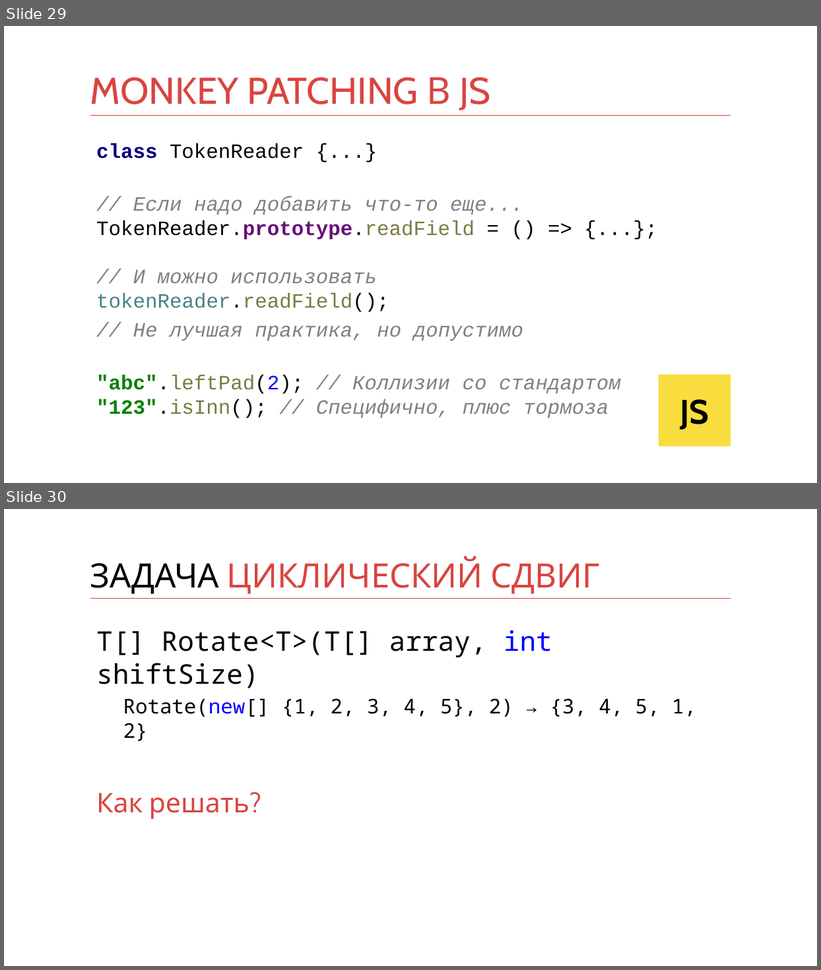
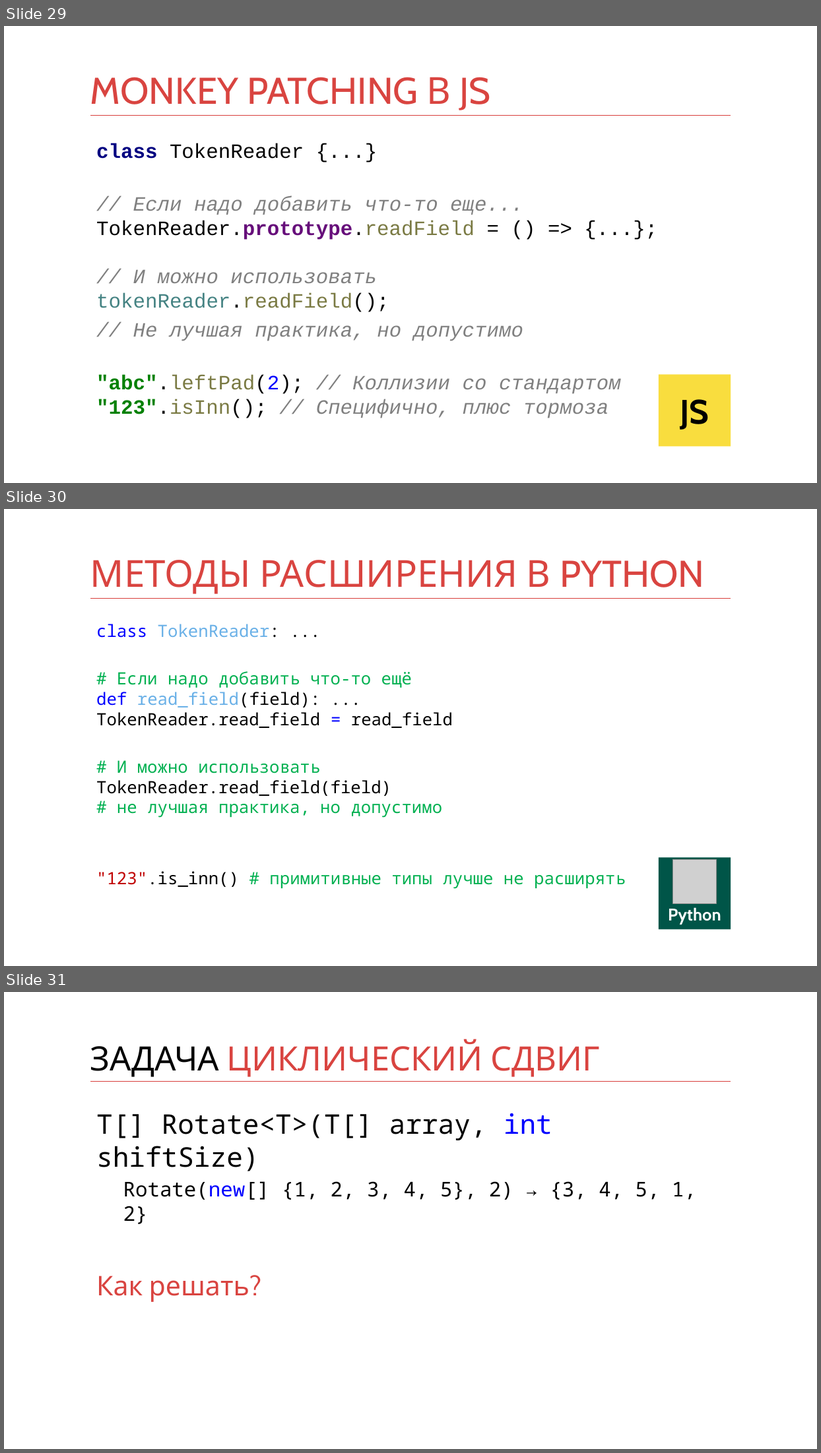
Before and after one commit to kontur-courses/clean-code, a slide deck: clean-code.pptx. Shown one above the other, each under a label of ours: slides 29 and 30 before the commit, slides 29, 30 and 31 after it. The pictures are 821x970 and 821x1453 pixels, drawn with LibreOffice and Linux fonts; fonts in the diff are those of the drawing; grey boxes stand for pictures. Boxes give left, top, right and bottom in pixels: in the first picture for what was removed or moved away, otherwise in the second. Text is boxed around its words. In the diff, an @@ line names an element or a change of style, - is before the commit and + after.

Commit message:
add python in presentation

```diff
--- a/clean-code.pptx
+++ b/clean-code.pptx
@@ slide 30 added at (4, 509, 817, 966), background #FFFFFF; not listed: 1 template element that a slide beside it also shows @@
@@ title added at (90, 560, 705, 594), 44 pt, text #D94440 @@
+МЕТОДЫ РАСШИРЕНИЯ В PYTHON
@@ text added at (96, 624, 626, 889), 20 pt, text #00B050 @@
+class TokenReader: ...
+# Если надо добавить что-то ещё
+def read_field(field): ...
+TokenReader.read_field = read_field
+# И можно использовать
+TokenReader.read_field(field)
+# не лучшая практика, но допустимо
+"123".is_inn() # примитивные типы лучше не расширять
@@ rectangle added at (659, 858, 731, 930), fill #005548, 20 pt, text #FFFFFF, bold @@
+Python
@@ picture added at (673, 860, 717, 904) @@
@@ what was slide 30 is now slide 31 @@
```
Also in this commit, not shown: 3 slides changed, 5 other slides added.
